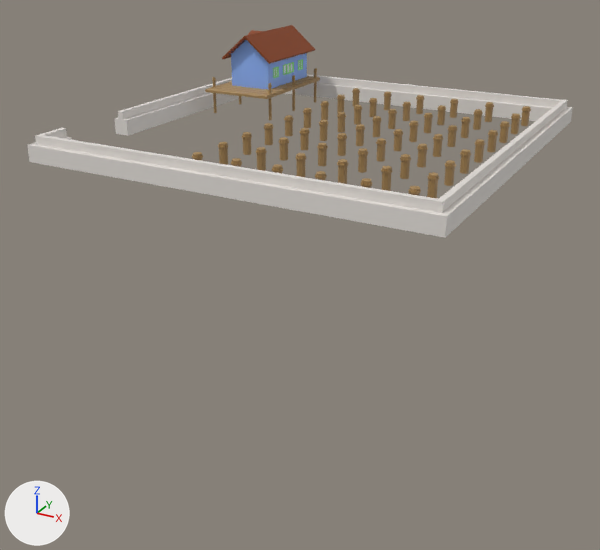
Renders of the FBX model Assets/RawAssets/FBX meshes/Oyster_farm.fbx from each side of a commit.
One viewpoint serves both versions: a 50 mm camera at (0.0468, -0.0913, 0.0265) aimed at (-0.0012, -0.004, -0.0172). The lights are fixed; the arrows at lower left show +X, +Y and +Z. Where no turn or scale is listed for an object, it has been applied to the vertices. Vertices at the same position are counted once.

Objects in the first picture: 'mesh_oyster_farm'.
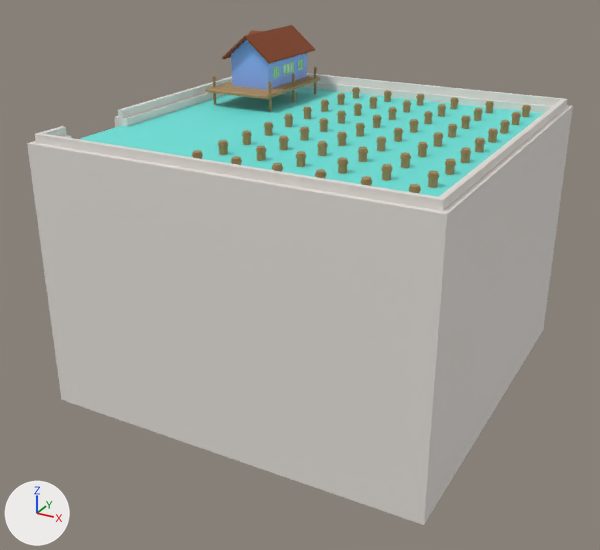
The newer file is also turned or shifted as a whole; pictures and numbers use the older file's frame.

Where the change shows, as pixel boxes [x1, y1, x2, y2] in the pictures (600 x 550 px; the box of a moved part takes in the faces that stretch with it):
'mesh_oyster_farm', reshaped (134% taller): before [27, 25, 573, 238]; after [27, 25, 573, 525]
part 1 of me_mesh, added (cyan): after [80, 87, 543, 197]
part 2 of me_mesh, added: after [27, 73, 573, 525]
part 3 of me_mesh, moved or reshaped: before [27, 68, 573, 238]; after [192, 67, 531, 194]
part 4 of me_mesh, moved or reshaped: before [212, 77, 217, 113]; after [212, 76, 216, 105]

Edits to the bpy script that builds the scene:
```text
Add mat_m_light_blue:
    mat_m_light_blue = principled_material('m_light_blue')
    mat_m_light_blue.base_color = (0.151, 0.797, 0.731)  # cyan #6ce7de
    mat_m_light_blue.roughness = 0.553
Change me_mesh:
    used by ob_mesh_oyster_farm; location = (0.0, 0.0, 0.0)
    remove me_mesh.from_pydata(...)  # 4036 vertices, 7348 faces; spans x -0.025..0.025, y -0.025..0.025, z 0.0..0.0108
    add me_mesh.from_pydata(...)  # 4044 vertices, 7360 faces; spans x -0.025..0.025, y -0.025..0.025, z -0.0319..0.0108
    me_mesh part 1: a new loose piece, a box spanning x -0.024..0.024, y -0.024..0.024, z -0.0319..0.0012, in mat_m_light_blue (cyan #6ce7de)
    me_mesh part 2: a new loose piece of 52 vertices spanning x -0.025..0.025, y -0.025..0.025, z -0.0319..0.0032, in mat_m_grey (white #e7e1dc)
    me_mesh part 3: 6 vertices moved from x -0.0053..0.0197, y -0.0047, z 0.0025 to x -0.0054..0.0196, y -0.0046, z 0.0026; 1993 vertices removed from x -0.025..0.025, y -0.025..0.025, z 0.0..0.005; 1941 vertices added at x -0.0209..0.0206, y -0.0206..0.0206, z 0.0002..0.0052
    me_mesh part 4: 33 vertices removed from x -0.0209..-0.0203, y 0.006..0.0066, z 0.0..0.005; 33 vertices added at x -0.0209..-0.0203, y 0.006..0.0066, z 0.0002..0.0052
    add me_mesh.materials.append(mat_m_light_blue)  # cyan #6ce7de
```
